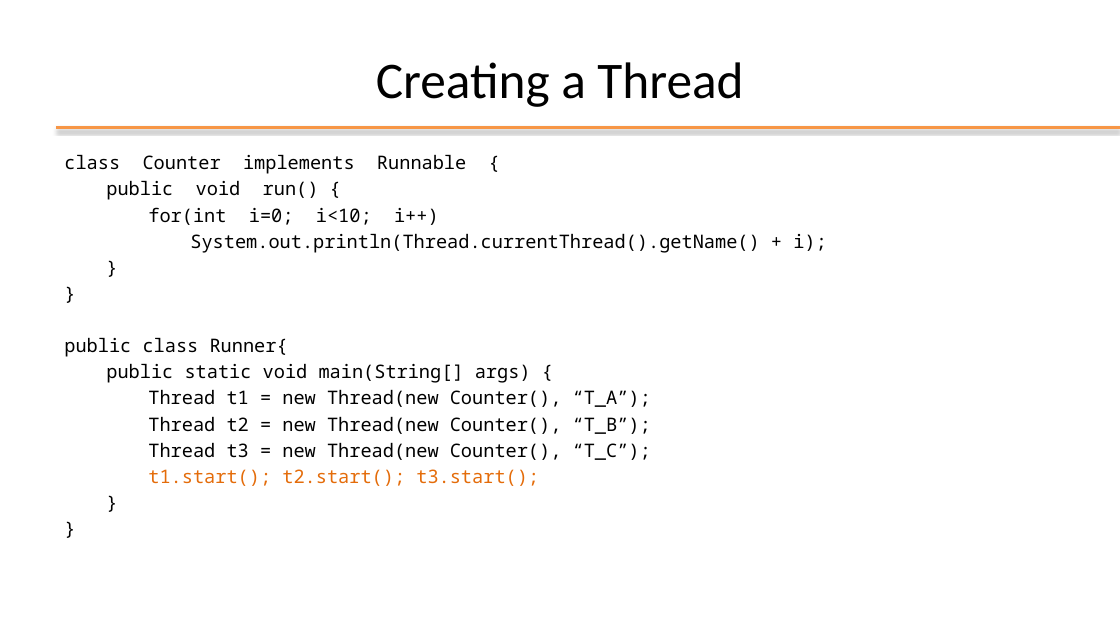
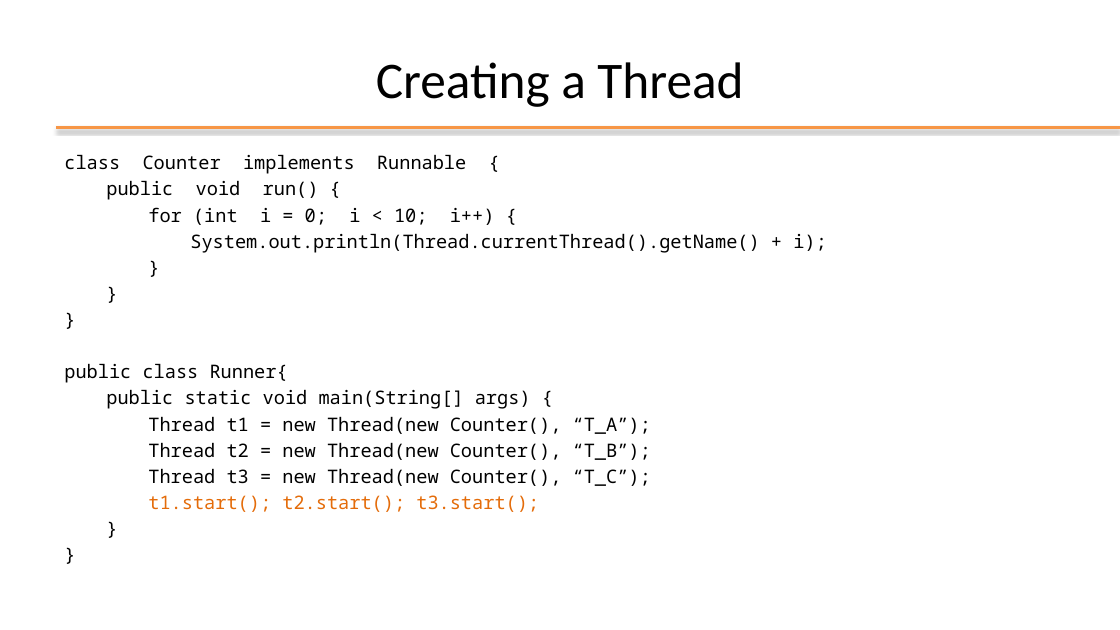
Before and after one commit to plctechnician/ooprogramming, a slide deck: slide 16 of java/slides/ppt/08 - Java Multi-Threading.pptx. Drawn at 1120x630 pixels with LibreOffice and Linux fonts; fonts in the diff are those of the drawing; background and template pictures are left out. Boxes give left, top, right and bottom in pixels: in the first picture for what was removed or moved away, otherwise in the second. Text is boxed around its words. In the diff, an @@ line names an element or a change of style, - is before the commit and + after.

```diff
--- a/java/slides/ppt/08 - Java Multi-Threading.pptx
+++ b/java/slides/ppt/08 - Java Multi-Threading.pptx
@@ text at <box>64,154,826,512</box>: paragraph added @@
+}
@@ text at <box>148,207,495,225</box>: text changed @@
-for(int i=0; i<10; i++)
+for (int i = 0; i < 10; i++) {
```
Also in this commit, not shown: 10 other slides changed, 1 slide added, 2 slides removed, 6 other files.
